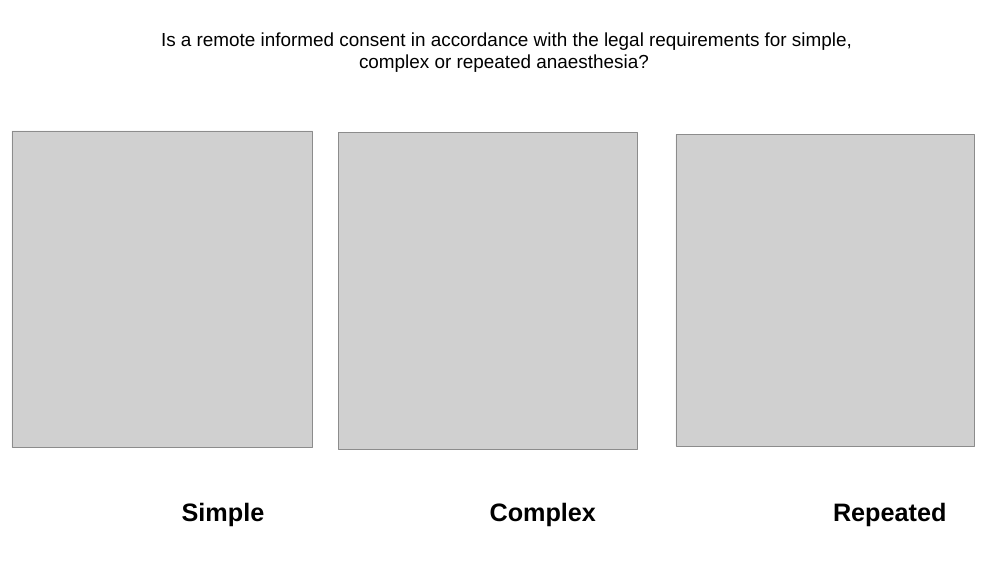
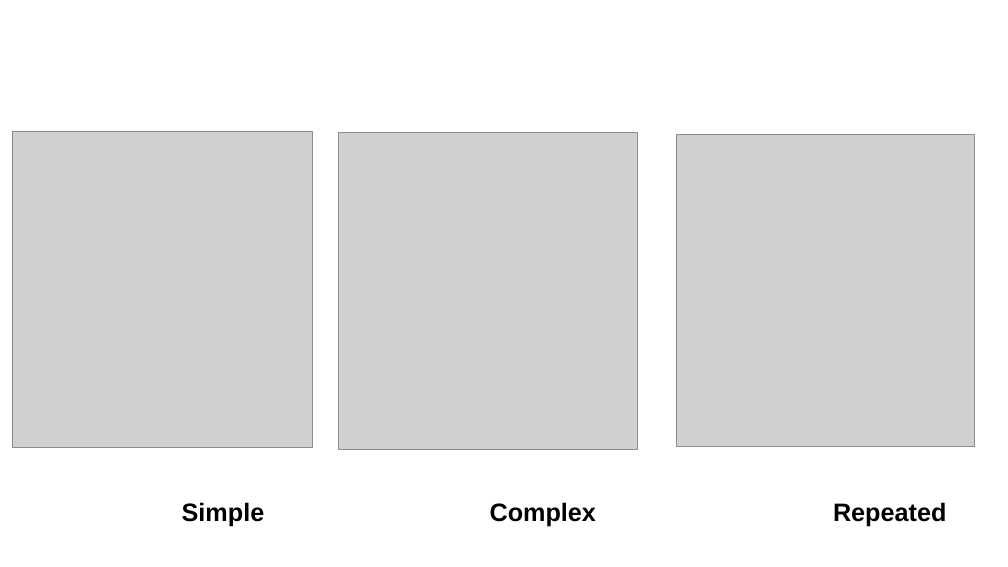
Before and after one commit to GrigorijSchleifer/EJA-ESAIC-survey, a slide deck: slide 5 of Plots.pptx (slide 2 before the commit). Drawn at 1008x567 pixels with LibreOffice and Linux fonts; fonts in the diff are those of the drawing; grey boxes stand for pictures. Boxes give left, top, right and bottom in pixels: in the first picture for what was removed or moved away, otherwise in the second. Text is boxed around its words. In the diff, an @@ line names an element or a change of style, - is before the commit and + after.

```diff
--- a/Plots.pptx
+++ b/Plots.pptx
@@ text removed at <box>161,32,852,72</box> @@
-Is a remote informed consent in accordance with the legal requirements for simple, complex or repeated anaesthesia?
```
Also in this commit, not shown: 4 slides added, 2 slides removed, 3 other files.
